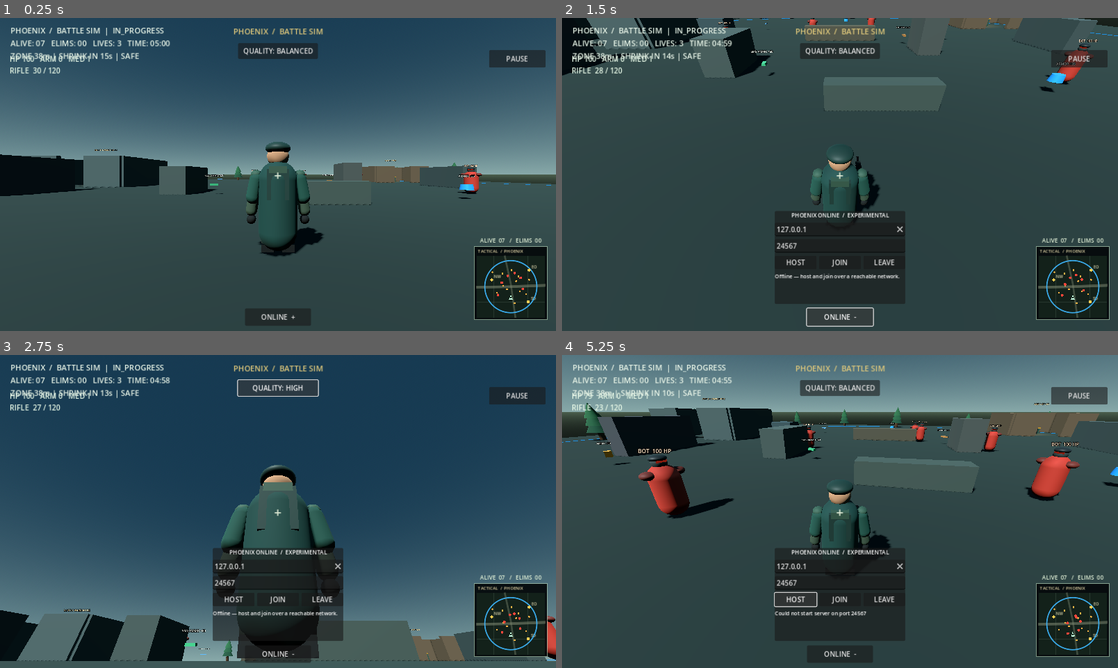
Above: before the commit, frames 1-4 (two rows, left to right).
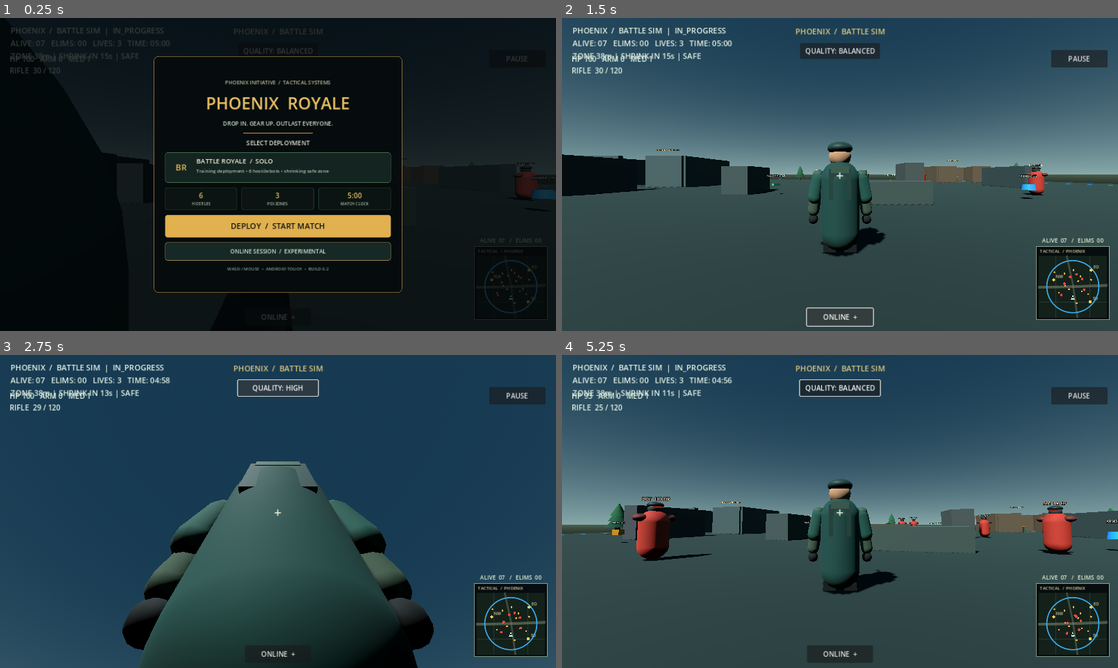
Above: after the commit, the same moments.

Repository: rannarmenu/project-phoenix-battle-royale
Game: Godot game, scene res://scenes/main.tscn
Same seed, same stepped clock (60 frames per second), same inputs: the game is played once before the commit and once after it.
Inputs (mouse positions are in pixels of both pictures, inside the frame that each line leads up to):
- Up to frame 1 (0.25 s): no input
- Up to frame 2 (1.5 s): click (840, 252) at 0.5 s, where only the run after the commit has a clickable "ONLINE SESSION / EXPERIMENTAL"; click "ONLINE +" (after the commit: "ONLINE -") at 1.25 s
- Up to frame 3 (2.75 s): click "QUALITY: BALANCED" at 2 s
- Up to frame 4 (5.25 s): click "QUALITY: HIGH" at 2.75 s; click "QUALITY: LOW" at 3.5 s; click (884, 599) at 4.25 s, where only the run before the commit has a clickable "LEAVE"; click (795, 599) at 5 s, where only the run before the commit has a clickable "HOST"

The runs differ from the first frame. In frame 1, 94% of the frame differs, in the area x 0-100%, y 0-100%; in frame 2, 48%; in frame 3, 34%; in frame 4, 58%.

Commit message:
Add polished deployment menu and match start flow

Diff:
--- a/scripts/ci_smoke_test.gd
+++ b/scripts/ci_smoke_test.gd
@@ -20,6 +20,25 @@
 		push_error("SMOKE TEST: Player node was not spawned")
 		quit(1)
 		return
+
+	var start_menu_layer: CanvasLayer = main_scene.find_child("StartMenuLayer", true, false) as CanvasLayer
+	var deploy_button: Button = main_scene.find_child("DeployButton", true, false) as Button
+	var menu_title: Label = main_scene.find_child("StartMenuTitle", true, false) as Label
+	if start_menu_layer == null or deploy_button == null or menu_title == null or not start_menu_layer.visible:
+		push_error("SMOKE TEST: Professional start/deployment menu was not created")
+		quit(1)
+		return
+	if not main_scene.get_tree().paused:
+		push_error("SMOKE TEST: Gameplay should be paused behind the deployment menu")
+		quit(1)
+		return
+	deploy_button.pressed.emit()
+	if main_scene.get_tree().paused or start_menu_layer.visible:
+		push_error("SMOKE TEST: Deploy action did not close the menu and start gameplay")
+		quit(1)
+		return
+	await process_frame
+	await physics_frame
 
 	var bot: Node3D = main_scene.find_child("Target_01", true, false) as Node3D
 	if bot == null:
@@ -537,5 +556,5 @@
 		quit(1)
 		return
 
-	print("PHOENIX_SMOKE_TEST_OK: arena, camera toggle, bots, loot, inventory caps/reload, medkit, armor, respawn, enemy attack, zone shrink/damage, virtual joystick, sprint toggle, five weapon profiles/ammo persistence, recoil, muzzle flash, hit marker, match HUD and victory flow validated")
+	print("PHOENIX_SMOKE_TEST_OK: deployment menu, tactical minimap/HUD, player/enemy models, arena POIs, camera toggle, bots, loot crates, weapon ammo, inventory, combat feedback, armor, respawn, safe zone, virtual joystick, pause/sensitivity settings, network prototype and victory flow validated")
 	quit(0)
--- a/scripts/main.gd
+++ b/scripts/main.gd
@@ -9,6 +9,7 @@
 
 var status_label: Label
 var kill_feed_label: Label
+var start_menu_layer: CanvasLayer
 var combat_stats_label: Label
 var tactical_minimap: Control
 var eliminated_count: int = 0
@@ -54,6 +55,7 @@
 	_build_hud()
 	_set_graphics_quality(graphics_quality_index)
 	_update_hud()
+	_build_start_menu()
 
 func _process(delta: float) -> void:
 	if get_tree().paused:
@@ -435,6 +437,236 @@
 	combat_stats_label.text = "ALIVE  07   /   ELIMS  00"
 	layer.add_child(combat_stats_label)
 
+func _build_start_menu() -> void:
+	start_menu_layer = CanvasLayer.new()
+	start_menu_layer.name = "StartMenuLayer"
+	start_menu_layer.layer = 30
+	start_menu_layer.process_mode = Node.PROCESS_MODE_ALWAYS
+	add_child(start_menu_layer)
+
+	var backdrop := ColorRect.new()
+	backdrop.name = "StartMenuBackdrop"
+	backdrop.color = Color(0.012, 0.026, 0.032, 0.78)
+	backdrop.anchor_right = 1.0
+	backdrop.anchor_bottom = 1.0
+	backdrop.mouse_filter = Control.MOUSE_FILTER_STOP
+	start_menu_layer.add_child(backdrop)
+
+	var panel := PanelContainer.new()
+	panel.name = "StartMenuPanel"
+	panel.anchor_left = 0.5
+	panel.anchor_right = 0.5
+	panel.anchor_top = 0.5
+	panel.anchor_bottom = 0.5
+	panel.offset_left = -286.0
+	panel.offset_right = 286.0
+	panel.offset_top = -272.0
+	panel.offset_bottom = 272.0
+	panel.custom_minimum_size = Vector2(572.0, 544.0)
+	var panel_style := StyleBoxFlat.new()
+	panel_style.bg_color = Color(0.025, 0.048, 0.052, 0.98)
+	panel_style.border_color = Color(0.72, 0.56, 0.26, 0.8)
+	panel_style.set_border_width_all(1)
+	panel_style.set_corner_radius_all(10)
+	panel_style.content_margin_left = 26.0
+	panel_style.content_margin_right = 26.0
+	panel_style.content_margin_top = 25.0
+	panel_style.content_margin_bottom = 22.0
+	panel.add_theme_stylebox_override("panel", panel_style)
+	start_menu_layer.add_child(panel)
+
+	var layout := VBoxContainer.new()
+	layout.alignment = BoxContainer.ALIGNMENT_CENTER
+	layout.add_theme_constant_override("separation", 11)
+	panel.add_child(layout)
+
+	var eyebrow := Label.new()
+	eyebrow.text = "PHOENIX INITIATIVE  /  TACTICAL SYSTEMS"
+	eyebrow.horizontal_alignment = HORIZONTAL_ALIGNMENT_CENTER
+	eyebrow.add_theme_font_size_override("font_size", 12)
+	eyebrow.add_theme_color_override("font_color", Color(0.72, 0.72, 0.59))
+	layout.add_child(eyebrow)
+
+	var title := Label.new()
+	title.name = "StartMenuTitle"
+	title.text = "PHOENIX  ROYALE"
+	title.horizontal_alignment = HORIZONTAL_ALIGNMENT_CENTER
+	title.add_theme_font_size_override("font_size", 38)
+	title.add_theme_color_override("font_color", Color(0.91, 0.75, 0.39))
+	layout.add_child(title)
+
+	var subtitle := Label.new()
+	subtitle.text = "DROP IN. GEAR UP. OUTLAST EVERYONE."
+	subtitle.horizontal_alignment = HORIZONTAL_ALIGNMENT_CENTER
+	subtitle.add_theme_font_size_override("font_size", 13)
+	subtitle.add_theme_color_override("font_color", Color(0.79, 0.86, 0.79))
+	layout.add_child(subtitle)
+
+	var accent := ColorRect.new()
+	accent.custom_minimum_size = Vector2(160.0, 2.0)
+	accent.color = Color(0.77, 0.59, 0.28)
+	accent.size_flags_horizontal = Control.SIZE_SHRINK_CENTER
+	layout.add_child(accent)
+
+	var mode_title := Label.new()
+	mode_title.text = "SELECT DEPLOYMENT"
+	mode_title.horizontal_alignment = HORIZONTAL_ALIGNMENT_CENTER
+	mode_title.add_theme_font_size_override("font_size", 14)
+	mode_title.add_theme_color_override("font_color", Color(0.89, 0.92, 0.85))
+	layout.add_child(mode_title)
+
+	var mode_card := PanelContainer.new()
+	mode_card.name = "SoloModeCard"
+	mode_card.custom_minimum_size = Vector2(0.0, 70.0)
+	var card_style := StyleBoxFlat.new()
+	card_style.bg_color = Color(0.08, 0.14, 0.125)
+	card_style.border_color = Color(0.34, 0.53, 0.39, 0.8)
+	card_style.set_border_width_all(1)
+	card_style.set_corner_radius_all(6)
+	card_style.content_margin_left = 14.0
+	card_style.content_margin_right = 14.0
+	card_style.content_margin_top = 9.0
+	card_style.content_margin_bottom = 8.0
+	mode_card.add_theme_stylebox_override("panel", card_style)
+	layout.add_child(mode_card)
+
+	var mode_layout := HBoxContainer.new()
+	mode_layout.add_theme_constant_override("separation", 12)
+	mode_card.add_child(mode_layout)
+
+	var mode_icon := Label.new()
+	mode_icon.text = "BR"
+	mode_icon.custom_minimum_size = Vector2(46.0, 42.0)
+	mode_icon.horizontal_alignment = HORIZONTAL_ALIGNMENT_CENTER
+	mode_icon.vertical_alignment = VERTICAL_ALIGNMENT_CENTER
+	mode_icon.add_theme_font_size_override("font_size", 19)
+	mode_icon.add_theme_color_override("font_color", Color(0.9, 0.73, 0.36))
+	mode_layout.add_child(mode_icon)
+
+	var mode_details := VBoxContainer.new()
+	mode_details.size_flags_horizontal = Control.SIZE_EXPAND_FILL
+	mode_details.add_theme_constant_override("separation", 3)
+	mode_layout.add_child(mode_details)
+
+	var mode_name := Label.new()
+	mode_name.text = "BATTLE ROYALE  /  SOLO"
+	mode_name.add_theme_font_size_override("font_size", 15)
+	mode_name.add_theme_color_override("font_color", Color(0.95, 0.94, 0.85))
+	mode_details.add_child(mode_name)
+
+	var mode_description := Label.new()
+	mode_description.text = "Training deployment • 6 hostile bots • shrinking safe zone"
+	mode_description.autowrap_mode = TextServer.AUTOWRAP_WORD_SMART
+	mode_description.add_theme_font_size_override("font_size", 11)
+	mode_description.add_theme_color_override("font_color", Color(0.69, 0.77, 0.7))
+	mode_details.add_child(mode_description)
+
+	var feature_row := HBoxContainer.new()
+	feature_row.add_theme_constant_override("separation", 10)
+	layout.add_child(feature_row)
+	_add_start_menu_stat(feature_row, "6", "HOSTILES")
+	_add_start_menu_stat(feature_row, "3", "POI ZONES")
+	_add_start_menu_stat(feature_row, "5:00", "MATCH CLOCK")
+
+	var deploy_button := Button.new()
+	deploy_button.name = "DeployButton"
+	deploy_button.text = "DEPLOY  /  START MATCH"
+	deploy_button.custom_minimum_size = Vector2(0.0, 52.0)
+	deploy_button.add_theme_font_size_override("font_size", 18)
+	deploy_button.add_theme_color_override("font_color", Color(0.045, 0.075, 0.058))
+	deploy_button.add_theme_color_override("font_hover_color", Color(0.045, 0.075, 0.058))
+	deploy_button.add_theme_stylebox_override("normal", _make_menu_button_style(Color(0.88, 0.69, 0.31)))
+	deploy_button.add_theme_stylebox_override("hover", _make_menu_button_style(Color(0.98, 0.79, 0.4)))
+	deploy_button.add_theme_stylebox_override("pressed", _make_menu_button_style(Color(0.72, 0.53, 0.2)))
+	deploy_button.pressed.connect(_start_match)
+	layout.add_child(deploy_button)
+
+	var online_button := Button.new()
+	online_button.name = "OnlineMenuButton"
+	online_button.text = "ONLINE SESSION  /  EXPERIMENTAL"
+	online_button.custom_minimum_size = Vector2(0.0, 42.0)
+	online_button.add_theme_font_size_override("font_size", 13)
+	online_button.add_theme_color_override("font_color", Color(0.84, 0.9, 0.83))
+	online_button.add_theme_stylebox_override("normal", _make_menu_button_style(Color(0.09, 0.16, 0.15)))
+	online_button.add_theme_stylebox_override("hover", _make_menu_button_style(Color(0.13, 0.24, 0.2)))
+	online_button.add_theme_stylebox_override("pressed", _make_menu_button_style(Color(0.07, 0.12, 0.11)))
+	online_button.pressed.connect(_open_online_from_menu)
+	layout.add_child(online_button)
+
+	var footer := Label.new()
+	footer.text = "WASD / MOUSE  •  ANDROID TOUCH  •  BUILD 0.2"
+	footer.horizontal_alignment = HORIZONTAL_ALIGNMENT_CENTER
+	footer.add_theme_font_size_override("font_size", 10)
+	footer.add_theme_color_override("font_color", Color(0.5, 0.6, 0.54))
+	layout.add_child(footer)
+
+	get_tree().paused = true
+	Input.set_mouse_mode(Input.MOUSE_MODE_VISIBLE)
+
+func _add_start_menu_stat(parent: HBoxContainer, value_text: String, caption_text: String) -> void:
+	var card := PanelContainer.new()
+	card.size_flags_horizontal = Control.SIZE_EXPAND_FILL
+	card.custom_minimum_size = Vector2(0.0, 52.0)
+	var style := StyleBoxFlat.new()
+	style.bg_color = Color(0.045, 0.078, 0.073)
+	style.border_color = Color(0.2, 0.32, 0.26, 0.7)
+	style.set_border_width_all(1)
+	style.set_corner_radius_all(5)
+	style.content_margin_top = 5.0
+	style.content_margin_bottom = 5.0
+	card.add_theme_stylebox_override("panel", style)
+	parent.add_child(card)
+
+	var layout := VBoxContainer.new()
+	layout.alignment = BoxContainer.ALIGNMENT_CENTER
+	layout.add_theme_constant_override("separation", 0)
+	card.add_child(layout)
+
+	var value := Label.new()
+	value.text = value_text
+	value.horizontal_alignment = HORIZONTAL_ALIGNMENT_CENTER
+	value.add_theme_font_size_override("font_size", 16)
+	value.add_theme_color_override("font_color", Color(0.9, 0.75, 0.39))
+	layout.add_child(value)
+
+	var caption := Label.new()
+	caption.text = caption_text
+	caption.horizontal_alignment = HORIZONTAL_ALIGNMENT_CENTER
+	caption.add_theme_font_size_override("font_size", 9)
+	caption.add_theme_color_override("font_color", Color(0.68, 0.75, 0.68))
+	layout.add_child(caption)
+
+func _make_menu_button_style(fill_color: Color) -> StyleBoxFlat:
+	var style := StyleBoxFlat.new()
+	style.bg_color = fill_color
+	style.border_color = Color(0.78, 0.67, 0.4, 0.8)
+	style.set_border_width_all(1)
+	style.set_corner_radius_all(5)
+	style.content_margin_left = 12.0
+	style.content_margin_right = 12.0
+	style.content_margin_top = 8.0
+	style.content_margin_bottom = 8.0
+	return style
+
+func _start_match() -> void:
+	if is_instance_valid(start_menu_layer):
+		start_menu_layer.visible = false
+		start_menu_layer.queue_free()
+	get_tree().paused = false
+	if not OS.has_feature("android") and not OS.has_feature("ios"):
+		Input.set_mouse_mode(Input.MOUSE_MODE_CAPTURED)
+
+func _open_online_from_menu() -> void:
+	if is_instance_valid(start_menu_layer):
+		start_menu_layer.visible = false
+		start_menu_layer.queue_free()
+	get_tree().paused = false
+	if is_instance_valid(network_panel):
+		network_panel.visible = true
+	if is_instance_valid(online_toggle_button):
+		online_toggle_button.text = "ONLINE  -"
+	Input.set_mouse_mode(Input.MOUSE_MODE_VISIBLE)
+
 func _on_target_eliminated() -> void:
 	if match_state != &"IN_PROGRESS":
 		return
@@ -701,6 +933,8 @@
 func _unhandled_input(event: InputEvent) -> void:
 	if event is InputEventKey and event.pressed and not event.echo:
 		if event.keycode == KEY_ESCAPE or event.keycode == KEY_P:
+			if is_instance_valid(start_menu_layer) and start_menu_layer.visible:
+				return
 			if match_state == &"IN_PROGRESS":
 				_toggle_pause()
 				get_viewport().set_input_as_handled()
Not shown, changed: README.md
Not shown, changed: docs/DEVELOPMENT_ROADMAP.md
